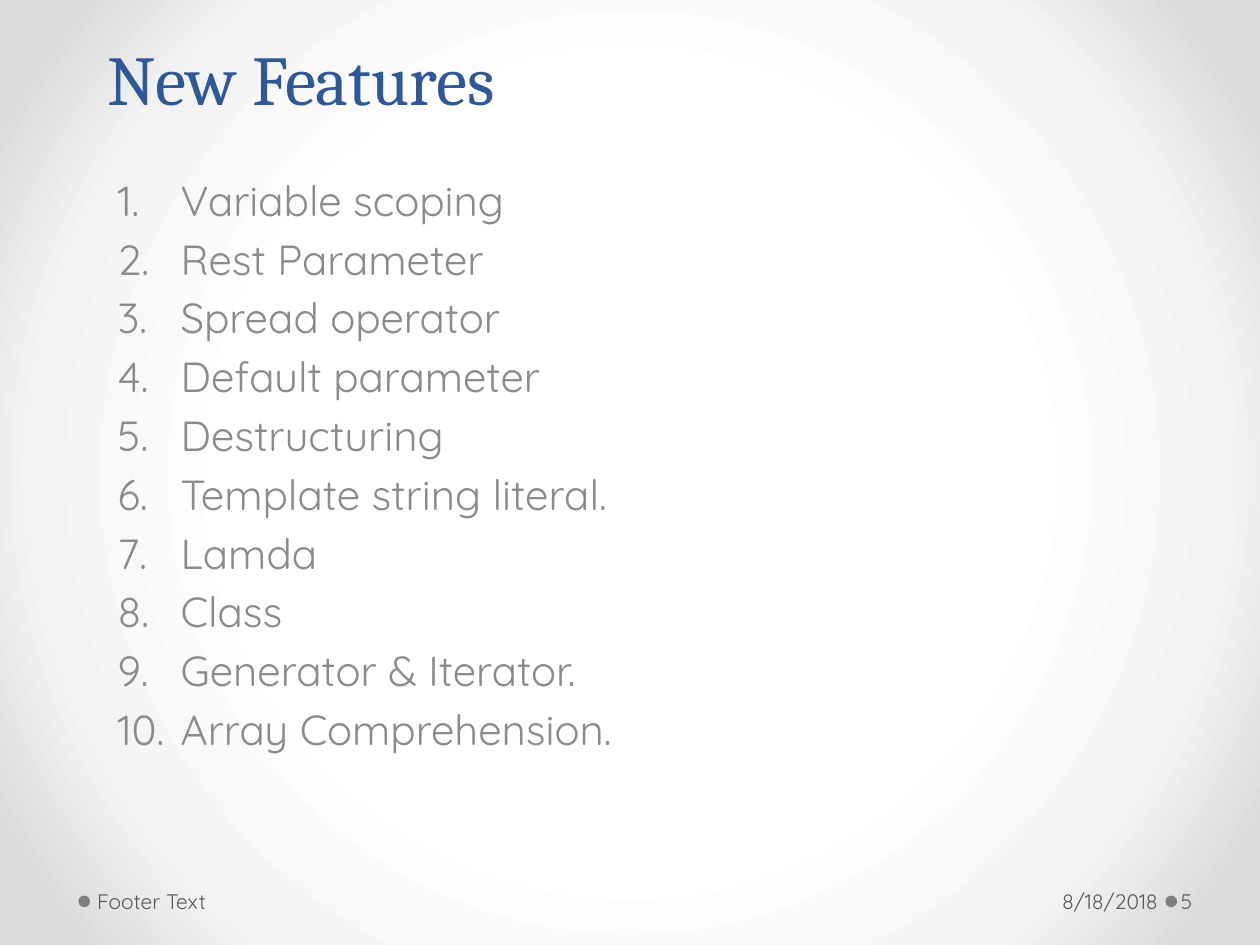
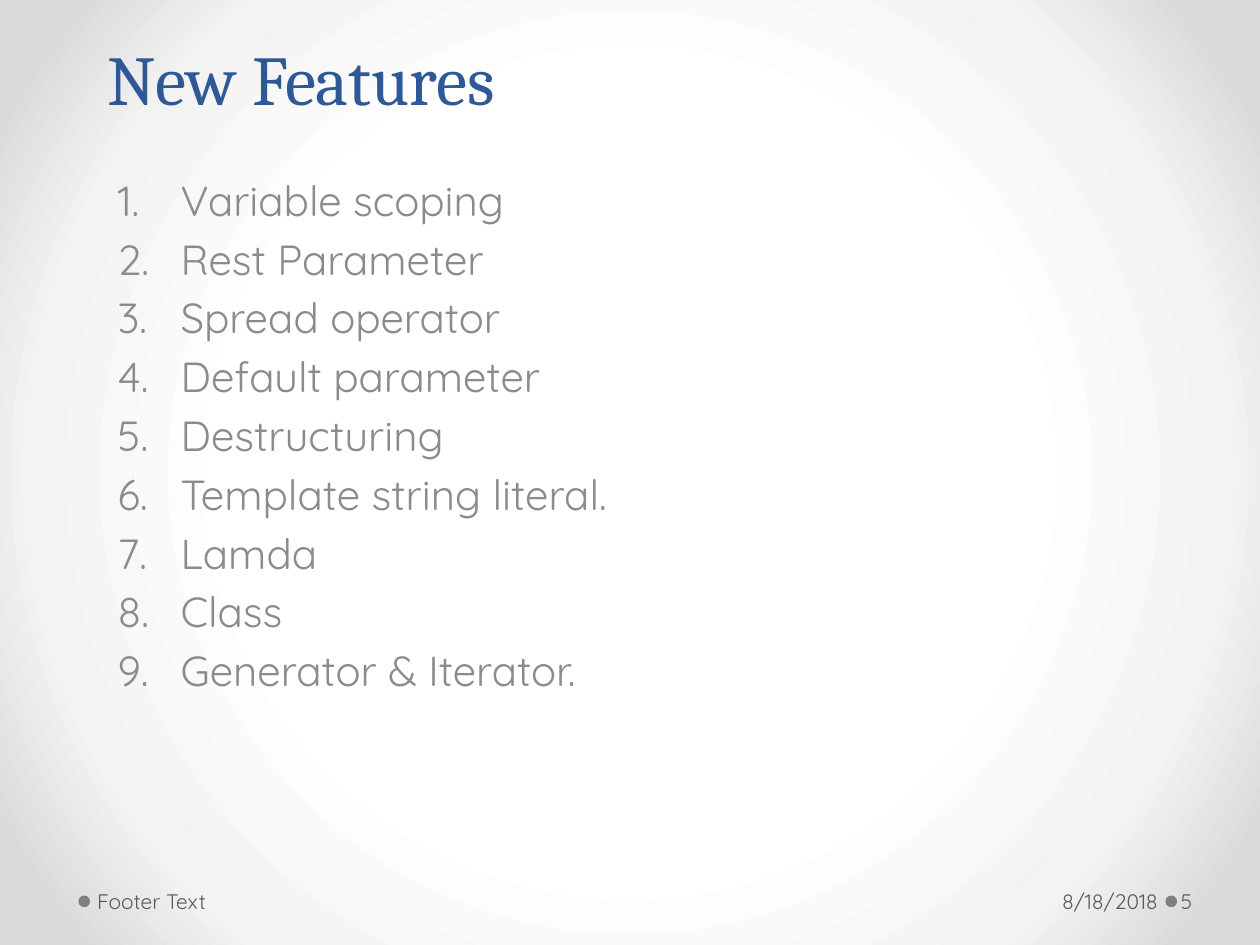
Before and after one commit to h-t-tran/brown, a slide deck: slide 5 of es6/es6.pptx. Drawn at 1260x945 pixels with LibreOffice and Linux fonts; fonts in the diff are those of the drawing. Boxes give left, top, right and bottom in pixels: in the first picture for what was removed or moved away, otherwise in the second. Text is boxed around its words. In the diff, an @@ line names an element or a change of style, - is before the commit and + after.

```diff
--- a/es6/es6.pptx
+++ b/es6/es6.pptx
@@ subtitle at [181,714,612,754]: paragraph removed @@
-10. Array Comprehension.
```
Also in this commit, not shown: 1 other slide changed, 2 slides removed, 5 other files.
